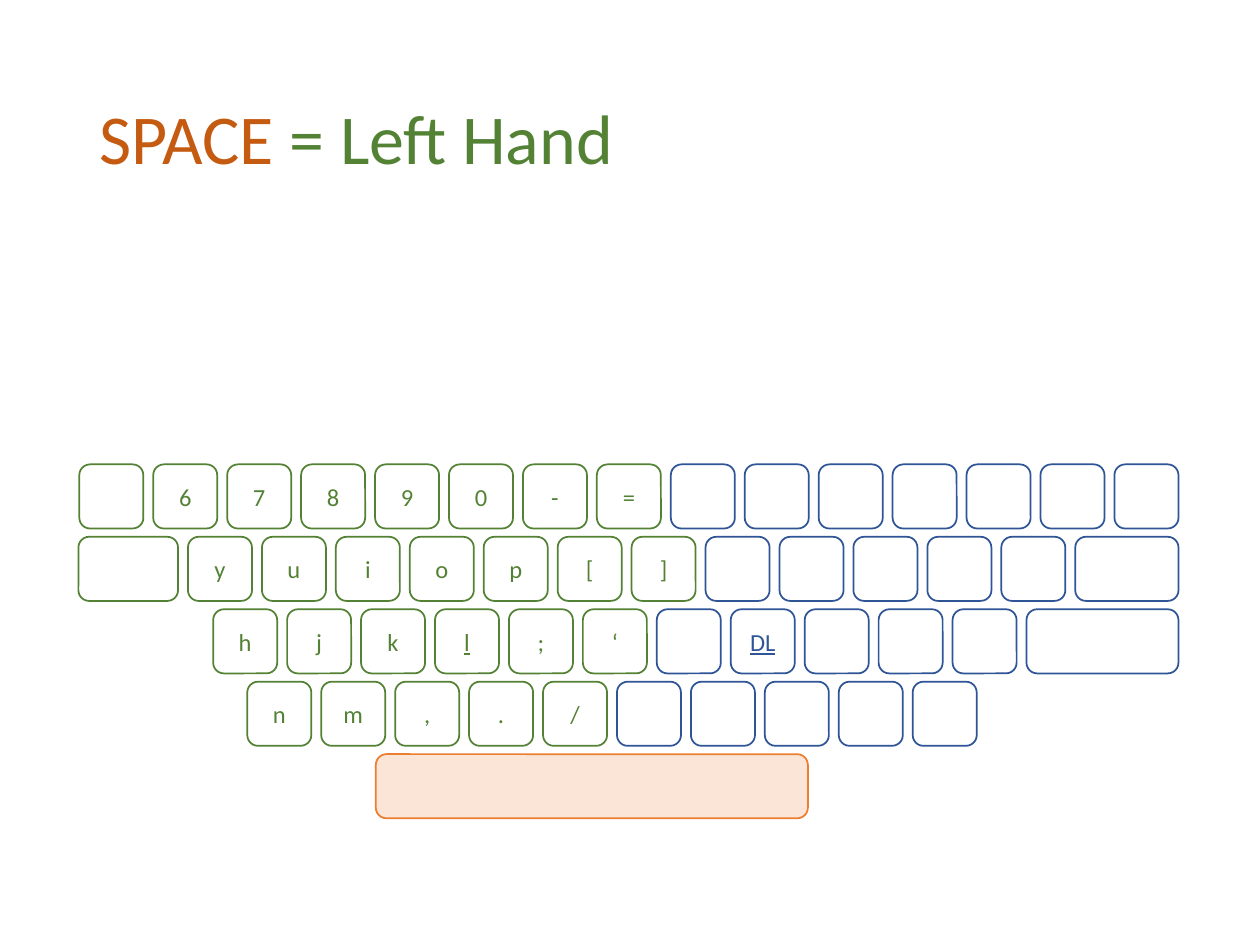
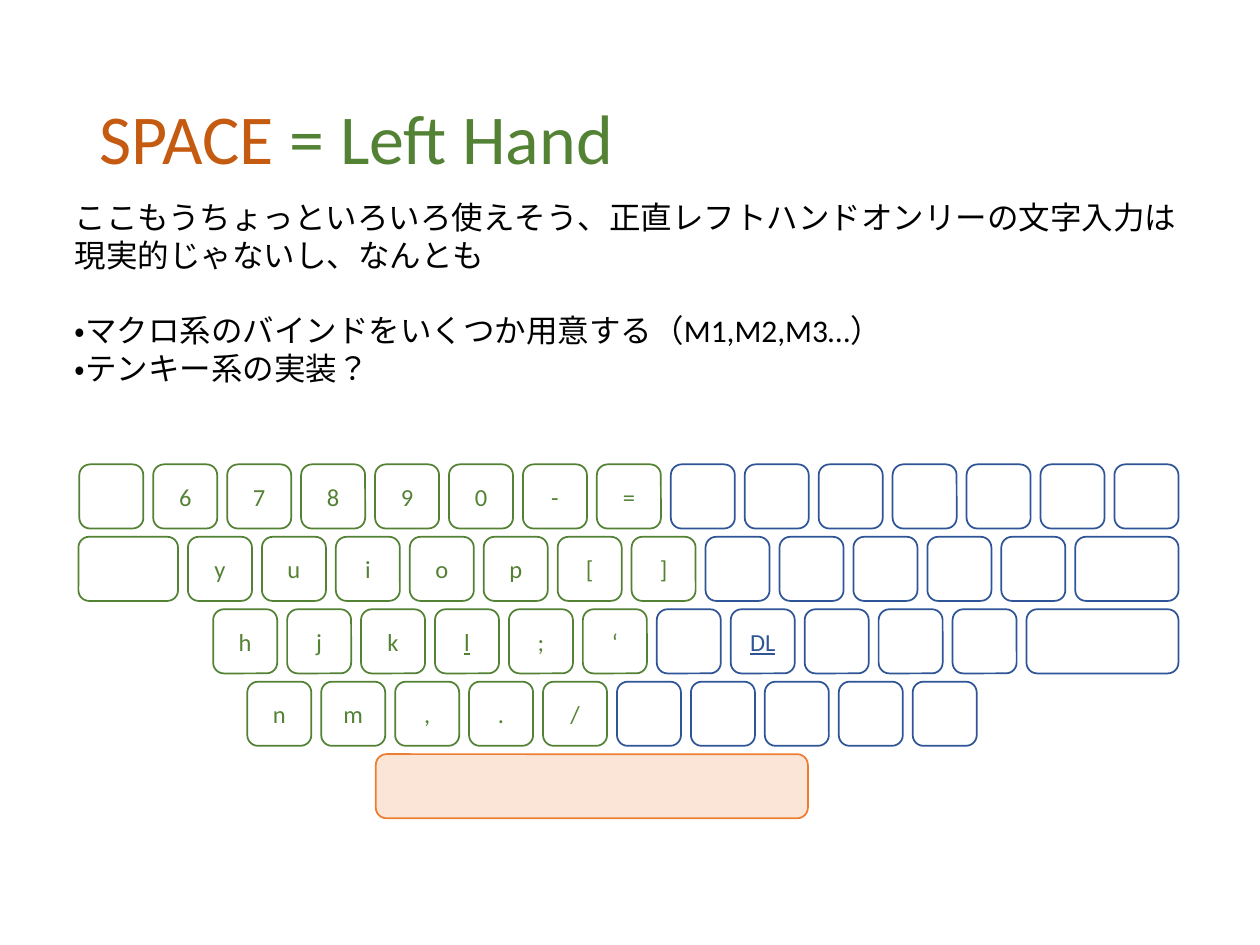
Before and after one commit to ittooo66/myAHK, a slide deck: slide 6 of MANUAL.pptx. Drawn at 1260x945 pixels with LibreOffice and Linux fonts; fonts in the diff are those of the drawing. Boxes give left, top, right and bottom in pixels: in the first picture for what was removed or moved away, otherwise in the second. Text is boxed around its words. In the diff, an @@ line names an element or a change of style, - is before the commit and + after.

```diff
--- a/MANUAL.pptx
+++ b/MANUAL.pptx
@@ text added at <box>75,202,1177,383</box>, 18 pt, text #000000 @@
+ここもうちょっといろいろ使えそう、正直レフトハンドオンリーの文字入力は
+現実的じゃないし、なんとも
+・マクロ系のバインドをいくつか用意する（M1,M2,M3…）
+・テンキー系の実装？
```
Also in this commit, not shown: 2 other slides changed.
